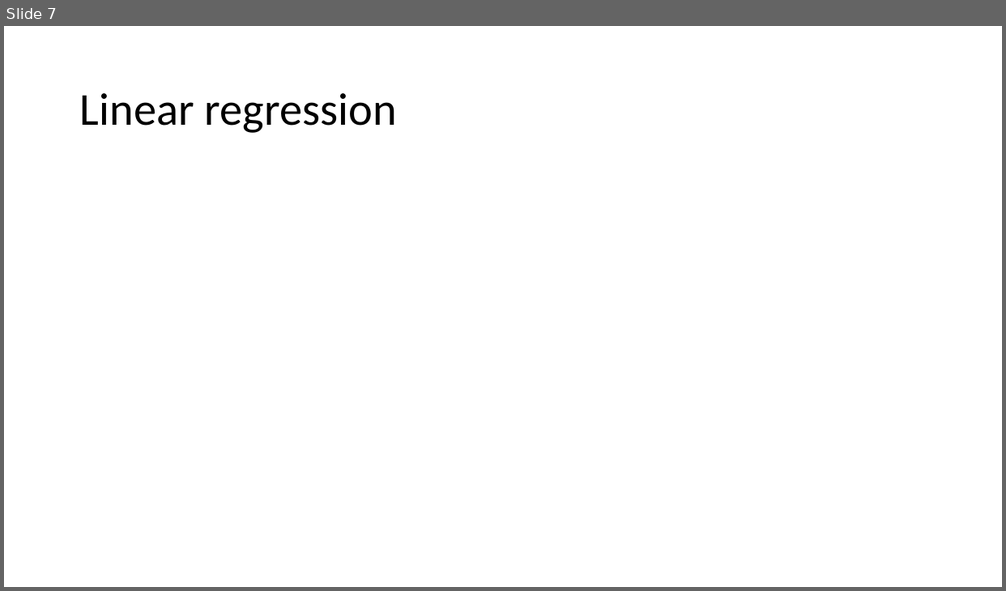
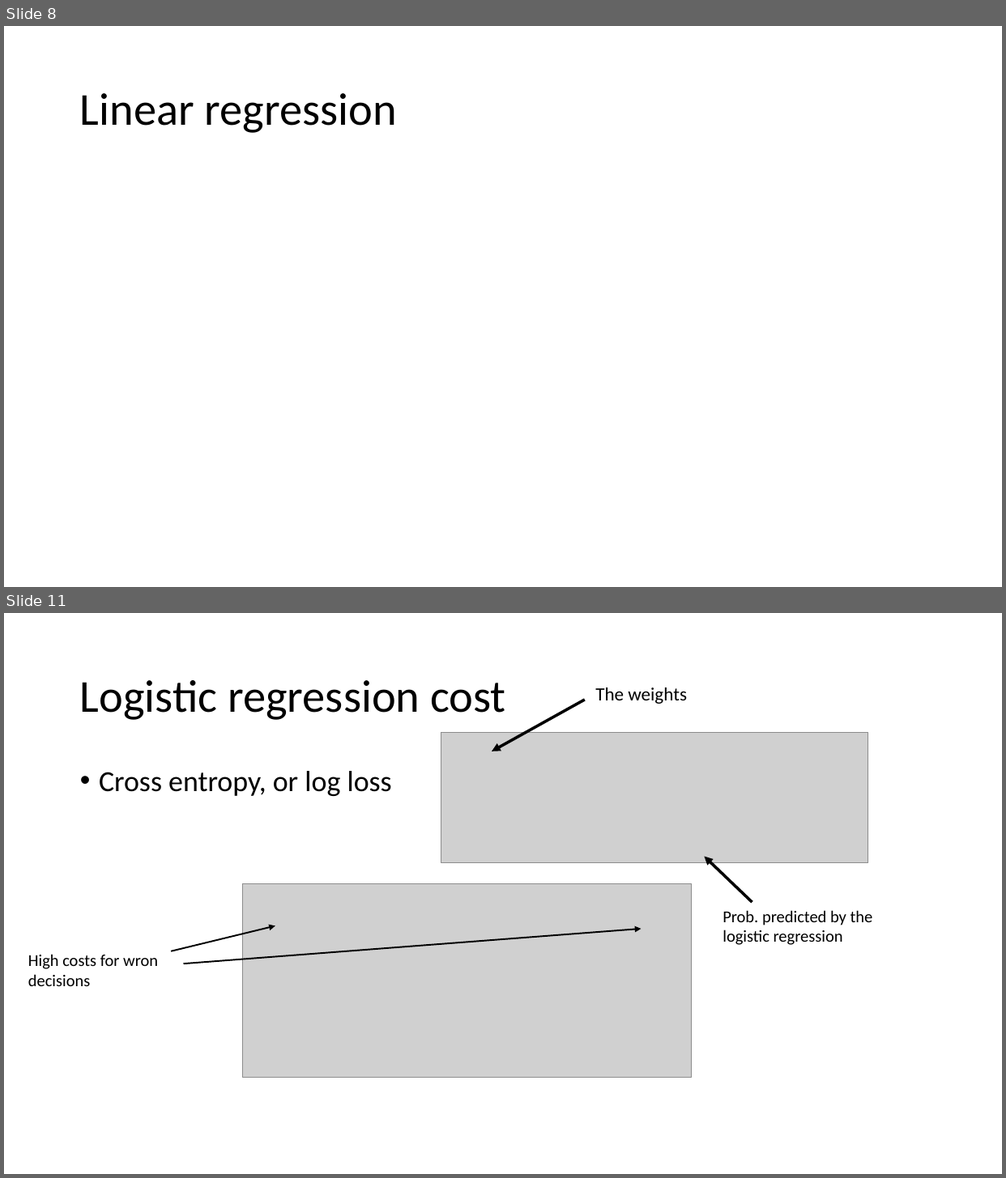
Before and after one commit to FranzGH/IoT_ML, a slide deck: ML intro.pptx. Shown one above the other, each under a label of ours: slide 7 before the commit, slides 8 and 11 after it; the slides between them are not shown. The pictures are 1006x591 and 1006x1178 pixels, drawn with LibreOffice and Linux fonts; fonts in the diff are those of the drawing; grey boxes stand for pictures. Boxes give left, top, right and bottom in pixels: in the first picture for what was removed or moved away, otherwise in the second. Text is boxed around its words. In the diff, an @@ line names an element or a change of style, - is before the commit and + after.

```diff
--- a/ML intro.pptx
+++ b/ML intro.pptx
@@ slide 11 added at (4,613,1002,1174), background #FFFFFF @@
@@ title added at (80,680,506,720), 44 pt, text #000000 @@
+Logistic regression cost
@@ arrow added from (585, 700) to (492, 752), #000000 2.75 pt @@
@@ text added at (595,688,687,704), 18 pt, text #000000 @@
+The weights
@@ picture added at (441,733,868,863) @@
@@ text added at (99,771,392,796), 28 pt, text #000000 @@
+• Cross entropy, or log loss
@@ arrow added from (752, 903) to (704, 856), #000000 2.75 pt @@
@@ picture added at (243,884,691,1078) @@
@@ arrow added from (171, 952) to (275, 926), #000000 1.5 pt @@
@@ text added at (722,910,873,945), 16 pt, text #000000 @@
+Prob. predicted by the logistic regression
@@ arrow added from (184, 964) to (641, 929), #000000 1.5 pt @@
@@ text added at (28,954,158,986), 16 pt, text #000000 @@
+High costs for wron decisions
@@ what was slide 7 is now slide 8 @@
```
Also in this commit, not shown: 1 slide changed, 2 other slides added, 12 other files.
